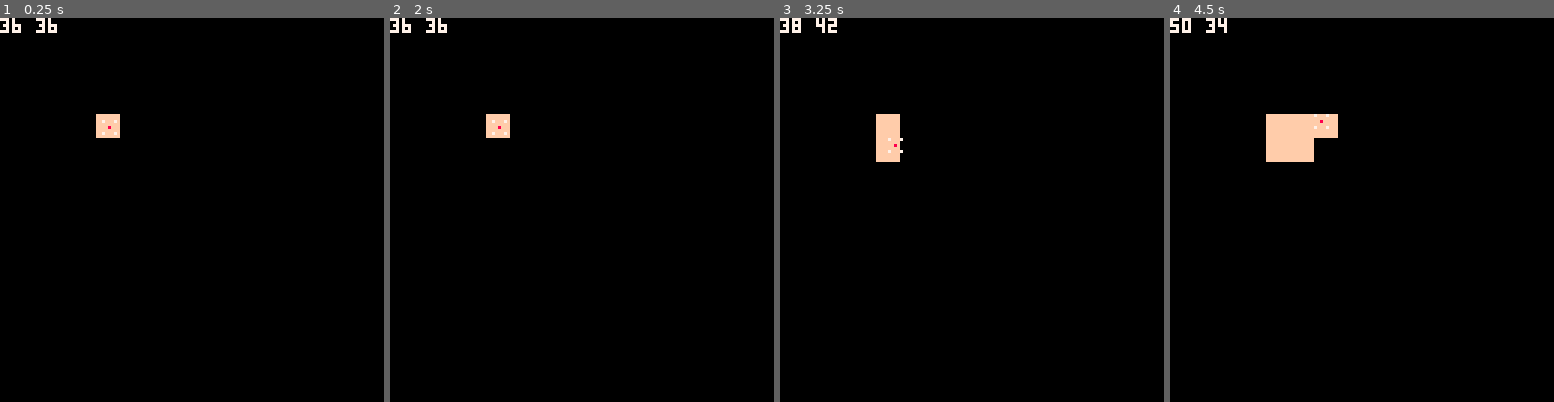
Above: before the commit, frames 1-4 (left to right).
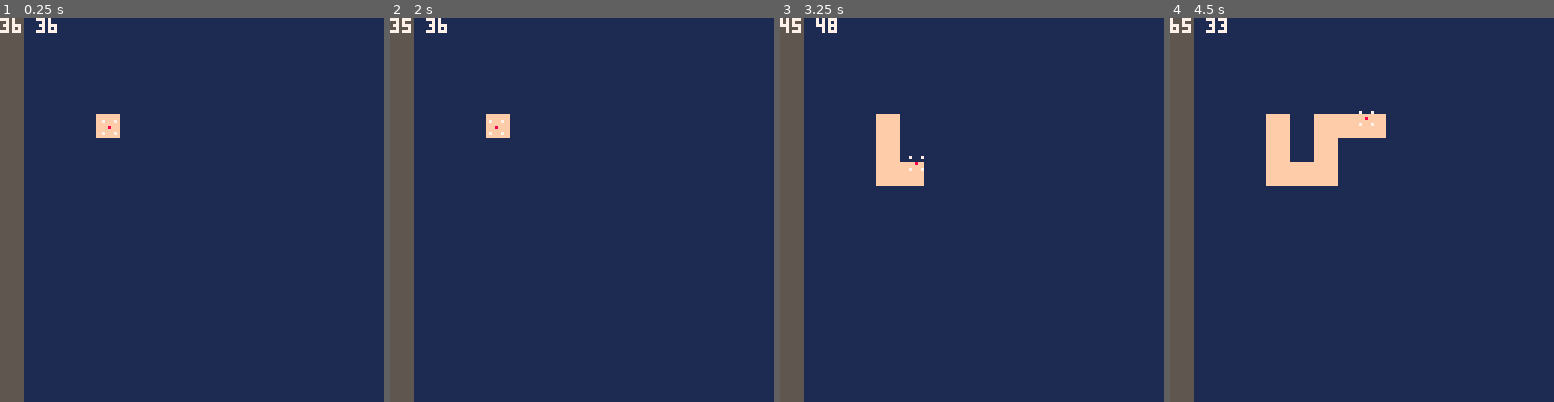
Above: after the commit, the same moments.

Repository: Beetrootmonkey/LudumDare45
Game: PICO-8 cartridge ld45.p8
The game is run twice, just before and just after one commit, with the same random seed, the same clock (stepped at 60 frames per second) and the same inputs.
Inputs:
- Up to frame 1 (0.25 s): no input
- Up to frame 2 (2 s): tap O (Z key) at 0.33, 0.7, 1.43 s; tap X (X key) at 1.07 s; hold Left from 1.97 s (still down)
- Up to frame 3 (3.25 s): tap X (X key) every 0.33 s from 2.07 to 3.07 s; tap O (Z key) at 2.22, 3.1 s; release Left at 2.37 s; hold Down 2.42-2.82 s; hold Right from 2.87 s (still down)
- Up to frame 4 (4.5 s): tap X (X key) every 0.33 s from 3.4 to 4.4 s; release Right at 3.53 s; hold Up 3.58-4.08 s; tap O (Z key) at 3.98 s; hold Right from 4.13 s (still down)

The runs differ from the first frame. In frame 1, 99% of the frame differs, in the area x 0-100%, y 0-100%; in frame 2, 99%; in frame 3, 99%; in frame 4, 99%.

Commit message:
Improved reveal performance

Diff:
--- a/ld45.p8
+++ b/ld45.p8
@@ -13,14 +13,17 @@
 
 function getPosAsKey(pos)
  return pos.y * mapW + pos.x
+  -- return pos.x .. " " .. pos.y
 end
 
 function isTileVisible(pos)
- return visibleTiles[getPosAsKey(pos)] == true
+ return not mget(pos.x + 16, pos.y) == 3
+ -- return visibleTiles[getPosAsKey(pos)] == true
 end
 
 function revealTile(pos)
- visibleTiles[getPosAsKey(pos)] = true
+ mset(pos.x + 16, pos.y, 1)
+ -- visibleTiles[getPosAsKey(pos)] = true
 end
 
 p={
@@ -86,46 +89,47 @@
 function _draw()
   cls()
   map(0,0,0,0,mapH,mapW)
+  map(16,0,0,0,mapH,mapW)
 
-  for tileX=0,mapW do
-    for tileY=0,mapH do
-      local x,y = tileX*8,tileY*8
-      if not isTileVisible({x=tileX, y=tileY}) then
-       rectfill(x,y,x+7,y+7,black)
-      end
-    end
-  end
+  -- for tileX=0,mapW do
+  --   for tileY=0,mapH do
+  --     local x,y = tileX*8,tileY*8
+  --     if not isTileVisible({x=tileX, y=tileY}) then
+  --      rectfill(x,y,x+7,y+7,black)
+  --     end
+  --   end
+  -- end
 
   p:draw()
 end
 
 
 __gfx__
-50000005ffffffff5555555500000000000000000000000000000000000000000000000000000000000000000000000000000000000000000000000000000000
-00000000ffffffff5555555500000000000000000000000000000000000000000000000000000000000000000000000000000000000000000000000000000000
-00000000ffffffff5555555500000000000000000000000000000000000000000000000000000000000000000000000000000000000000000000000000000000
-00000000ffffffff5555555500000000000000000000000000000000000000000000000000000000000000000000000000000000000000000000000000000000
-00000000ffffffff5555555500000000000000000000000000000000000000000000000000000000000000000000000000000000000000000000000000000000
-00000000ffffffff5555555500000000000000000000000000000000000000000000000000000000000000000000000000000000000000000000000000000000
-00000000ffffffff5555555500000000000000000000000000000000000000000000000000000000000000000000000000000000000000000000000000000000
-50000005ffffffff5555555500000000000000000000000000000000000000000000000000000000000000000000000000000000000000000000000000000000
+50000005ffffffff5555555511111111000000000000000000000000000000000000000000000000000000000000000000000000000000000000000000000000
+00000000ffffffff5555555511111111000000000000000000000000000000000000000000000000000000000000000000000000000000000000000000000000
+00000000ffffffff5555555511111111000000000000000000000000000000000000000000000000000000000000000000000000000000000000000000000000
+00000000ffffffff5555555511111111000000000000000000000000000000000000000000000000000000000000000000000000000000000000000000000000
+00000000ffffffff5555555511111111000000000000000000000000000000000000000000000000000000000000000000000000000000000000000000000000
+00000000ffffffff5555555511111111000000000000000000000000000000000000000000000000000000000000000000000000000000000000000000000000
+00000000ffffffff5555555511111111000000000000000000000000000000000000000000000000000000000000000000000000000000000000000000000000
+50000005ffffffff5555555511111111000000000000000000000000000000000000000000000000000000000000000000000000000000000000000000000000
 __gff__
 0000010000000000000000000000000000000000000000000000000000000000000000000000000000000000000000000000000000000000000000000000000000000000000000000000000000000000000000000000000000000000000000000000000000000000000000000000000000000000000000000000000000000000
 0000000000000000000000000000000000000000000000000000000000000000000000000000000000000000000000000000000000000000000000000000000000000000000000000000000000000000000000000000000000000000000000000000000000000000000000000000000000000000000000000000000000000000
 __map__
-0202020202020202020202020201010102010101010101010101010101010101010101010101010000000000000000000000000000000000000000000000000000000000000000000000000000000000000000000000000000000000000000000000000000000000000000000000000000000000000000000000000000000000
-0202020102020102020102020201010102010101010101010101010101010101010101010101010000000000000000000000000000000000000000000000000000000000000000000000000000000000000000000000000000000000000000000000000000000000000000000000000000000000000000000000000000000000
-0202010102010102010102010201010102010101010101010101010101010101010101010101010000000000000000000000000000000000000000000000000000000000000000000000000000000000000000000000000000000000000000000000000000000000000000000000000000000000000000000000000000000000
-0201010101010101010101010101010102010101010101010101010101010101010101010101010000000000000000000000000000000000000000000000000000000000000000000000000000000000000000000000000000000000000000000000000000000000000000000000000000000000000000000000000000000000
-0201010201010101010101010101010102010101010101010101010101010101010101010101010000000000000000000000000000000000000000000000000000000000000000000000000000000000000000000000000000000000000000000000000000000000000000000000000000000000000000000000000000000000
-0201010201010101010201010101010102010101010101010101010101010101010101010101010000000000000000000000000000000000000000000000000000000000000000000000000000000000000000000000000000000000000000000000000000000000000000000000000000000000000000000000000000000000
-0201010101010101010101010101010102010101010101010101010101010101010101010101010000000000000000000000000000000000000000000000000000000000000000000000000000000000000000000000000000000000000000000000000000000000000000000000000000000000000000000000000000000000
-0201010101010101010101010101010102010101010101010101010101010101010101010101010000000000000000000000000000000000000000000000000000000000000000000000000000000000000000000000000000000000000000000000000000000000000000000000000000000000000000000000000000000000
-0201020201010101010202020202020102010101010101010101010101010101010101010101010000000000000000000000000000000000000000000000000000000000000000000000000000000000000000000000000000000000000000000000000000000000000000000000000000000000000000000000000000000000
-0201020202020201010201010101010102010101010101010101010101010101010101010101010000000000000000000000000000000000000000000000000000000000000000000000000000000000000000000000000000000000000000000000000000000000000000000000000000000000000000000000000000000000
-0201010101010101010202010202020202010101010101010101010101010101010101010101010000000000000000000000000000000000000000000000000000000000000000000000000000000000000000000000000000000000000000000000000000000000000000000000000000000000000000000000000000000000
-0201010101010101010201010101010102010101010101010101010101010101010101010101010000000000000000000000000000000000000000000000000000000000000000000000000000000000000000000000000000000000000000000000000000000000000000000000000000000000000000000000000000000000
-0101010101010101010202020202010102010101010101010101010101010101010101010101010000000000000000000000000000000000000000000000000000000000000000000000000000000000000000000000000000000000000000000000000000000000000000000000000000000000000000000000000000000000
-0101010101010101010201010101020102010101010101010101010101010101010101010101010000000000000000000000000000000000000000000000000000000000000000000000000000000000000000000000000000000000000000000000000000000000000000000000000000000000000000000000000000000000
-0101010101010101010101010201010102010101010101010101010101010101010101010101010000000000000000000000000000000000000000000000000000000000000000000000000000000000000000000000000000000000000000000000000000000000000000000000000000000000000000000000000000000000
-0202020202020202020202020202020202010101010101010101010101010101010101010101010000000000000000000000000000000000000000000000000000000000000000000000000000000000000000000000000000000000000000000000000000000000000000000000000000000000000000000000000000000000
+0202020202020202020202020201010102030303030303030303030303030303010101010101010000000000000000000000000000000000000000000000000000000000000000000000000000000000000000000000000000000000000000000000000000000000000000000000000000000000000000000000000000000000
+0202020102020102020102020201010102030303030303030303030303030303010101010101010000000000000000000000000000000000000000000000000000000000000000000000000000000000000000000000000000000000000000000000000000000000000000000000000000000000000000000000000000000000
+0202010102010102010102010201010102030303030303030303030303030303010101010101010000000000000000000000000000000000000000000000000000000000000000000000000000000000000000000000000000000000000000000000000000000000000000000000000000000000000000000000000000000000
+0201010101010101010101010101010102030303030303030303030303030303010101010101010000000000000000000000000000000000000000000000000000000000000000000000000000000000000000000000000000000000000000000000000000000000000000000000000000000000000000000000000000000000
+0201010201010101010101010101010102030303030303030303030303030303010101010101010000000000000000000000000000000000000000000000000000000000000000000000000000000000000000000000000000000000000000000000000000000000000000000000000000000000000000000000000000000000
+0201010201010101010201010101010102030303030303030303030303030303010101010101010000000000000000000000000000000000000000000000000000000000000000000000000000000000000000000000000000000000000000000000000000000000000000000000000000000000000000000000000000000000
+0201010101010101010101010101010102030303030303030303030303030303010101010101010000000000000000000000000000000000000000000000000000000000000000000000000000000000000000000000000000000000000000000000000000000000000000000000000000000000000000000000000000000000
+0201010101010101010101010101010102030303030303030303030303030303010101010101010000000000000000000000000000000000000000000000000000000000000000000000000000000000000000000000000000000000000000000000000000000000000000000000000000000000000000000000000000000000
+0201020201010101010202020202020102030303030303030303030303030303010101010101010000000000000000000000000000000000000000000000000000000000000000000000000000000000000000000000000000000000000000000000000000000000000000000000000000000000000000000000000000000000
+0201020202020201010201010101010102030303030303030303030303030303010101010101010000000000000000000000000000000000000000000000000000000000000000000000000000000000000000000000000000000000000000000000000000000000000000000000000000000000000000000000000000000000
+0201010101010101010202010202020202030303030303030303030303030303010101010101010000000000000000000000000000000000000000000000000000000000000000000000000000000000000000000000000000000000000000000000000000000000000000000000000000000000000000000000000000000000
+0201010101010101010201010101010102030303030303030303030303030303010101010101010000000000000000000000000000000000000000000000000000000000000000000000000000000000000000000000000000000000000000000000000000000000000000000000000000000000000000000000000000000000
+0101010101010101010202020202010102030303030303030303030303030303010101010101010000000000000000000000000000000000000000000000000000000000000000000000000000000000000000000000000000000000000000000000000000000000000000000000000000000000000000000000000000000000
+0101010101010101010201010101020102030303030303030303030303030303010101010101010000000000000000000000000000000000000000000000000000000000000000000000000000000000000000000000000000000000000000000000000000000000000000000000000000000000000000000000000000000000
+0101010101010101010101010201010102030303030303030303030303030303010101010101010000000000000000000000000000000000000000000000000000000000000000000000000000000000000000000000000000000000000000000000000000000000000000000000000000000000000000000000000000000000
+0202020202020202020202020202020202030303030303030303030303030303010101010101010000000000000000000000000000000000000000000000000000000000000000000000000000000000000000000000000000000000000000000000000000000000000000000000000000000000000000000000000000000000
